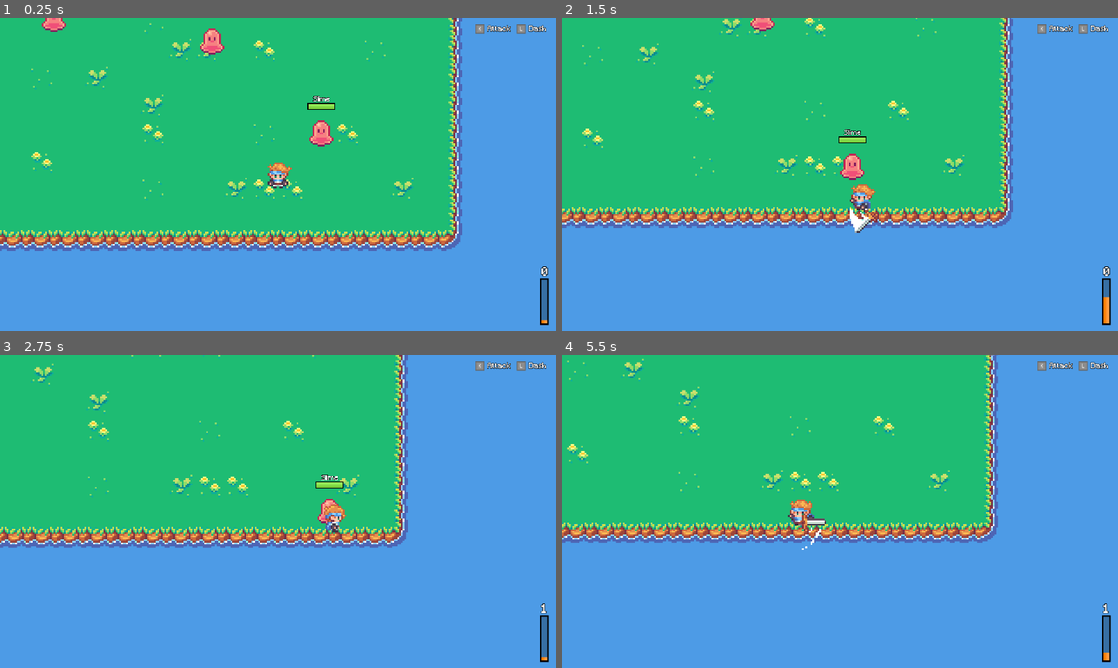
Above: before the commit, frames 1-4 (two rows, left to right).
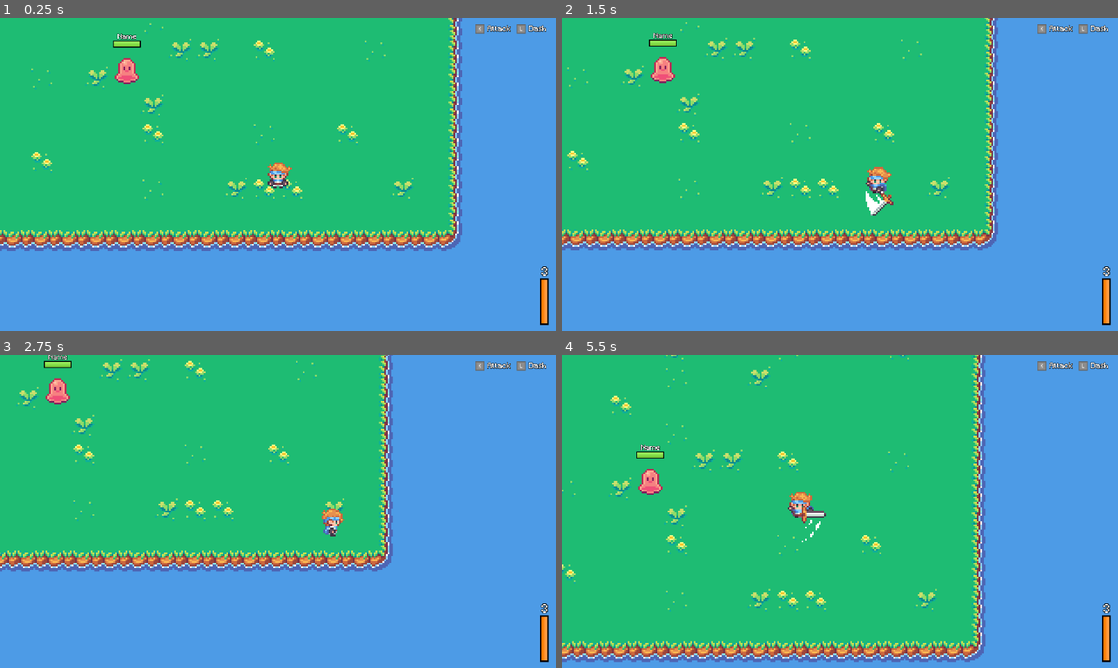
Above: after the commit, the same moments.

Repository: DomenikIrrgang/LegendOfPlaceholder
Game: Godot game, scene res://demo.tscn
Two runs of this game, one before a commit and one after it. Both use one fixed random seed, a clock stepped at 60 frames per second and the inputs below.
Inputs (mouse positions are in pixels of both pictures, inside the frame that each line leads up to):
- Up to frame 1 (0.25 s): no input
- Up to frame 2 (1.5 s): tap Enter at 0.5 s; move the mouse to (962, 158) at 0.52 s; hold D (right) 0.53-1.28 s; tap L (Dash) at 0.6 s; click (962, 158) at 0.67 s; tap Space at 0.77 s; move the mouse to (728, 190) at 1.27 s; hold S (down) from 1.28 s (still down); tap K (Attack) at 1.35 s
- Up to frame 3 (2.75 s): tap Space at 1.52 s; tap L (Dash) at 1.55, 2.1 s; move the mouse to (333, 442) at 2.02 s; release S (down) at 2.03 s; hold D (right) from 2.03 s (still down)
- Up to frame 4 (5.5 s): move the mouse to (812, 574) at 2.77 s; release D (right) at 2.78 s; hold W (up) 2.78-3.53 s; tap Shift at 2.85 s; click (812, 574) at 2.92 s; tap Space at 3.02, 3.77, 4.52 s; tap L (Dash) at 3.05, 3.8, 4.35, 5.3 s; move the mouse to (1006, 558) at 3.52 s; hold A (left) 3.53-5.03 s; tap R at 3.6 s; move the mouse to (673, 464) at 4.27 s; move the mouse to (867, 511) at 5.02 s; hold S (down) from 5.03 s (still down); tap K (Attack) at 5.1 s; click (867, 511) at 5.17 s

The runs differ from the first frame. In frame 1, 1.4% of the frame differs, in the area x 7-99%, y 0-97%; in frame 2, 17%; in frame 3, 15%; in frame 4, 38%, in the area x 0-99%, y 0-99%.
Error after the commit: Parse Error: Class "DashMeter" hides a global script class. (res://Ui/unit/DashMeter.gd:1)

Commit message:
feat: changed paths

Diff:
--- /dev/null
+++ b/Enemy/Enemy.gd
@@ -0,0 +1,15 @@
+class_name Enemy
+extends Unit
+
+# UI
+@onready
+var health_bar
+var HealthBar = preload("res://ui/unit/UnitHpBar.tscn")
+
+func _ready() -> void:
+	super()
+	alias = "Slime"
+	health_bar = HealthBar.instantiate()
+	health_bar.position.y = -15
+	add_child(health_bar)
+	health_bar.initialize(self)
--- /dev/null
+++ b/Enemy/Enemy.tscn
@@ -0,0 +1,17 @@
+[gd_scene load_steps=3 format=3 uid="uid://d2fptqxkfwipo"]
+
+[ext_resource type="PackedScene" uid="uid://cwlfjeoq2pkvi" path="res://Unit/Unit.tscn" id="1_216fp"]
+[ext_resource type="Script" path="res://Enemy/Enemy.gd" id="2_rhr6a"]
+
+[node name="Enemy" instance=ExtResource("1_216fp")]
+script = ExtResource("2_rhr6a")
+alias = "Slime"
+
+[node name="HurtBox2D" parent="." index="3"]
+collision_layer = 6
+
+[node name="HitBox2D" parent="." index="4"]
+collision_layer = 6
+
+[node name="HitBox" parent="HitBox2D" index="0"]
+position = Vector2(0, 3)
--- a/Player.tscn
+++ b/Player.tscn
@@ -1,7 +1,7 @@
 [gd_scene load_steps=32 format=3 uid="uid://c8pbg6lllwiv5"]
 
 [ext_resource type="Script" path="res://Player/Player.gd" id="1_hqrbj"]
-[ext_resource type="Texture2D" uid="uid://02xo8rphiwgt" path="res://assets/textures/player.png" id="2_8tpy3"]
+[ext_resource type="Texture2D" uid="uid://02xo8rphiwgt" path="res://Assets/textures/player.png" id="2_8tpy3"]
 [ext_resource type="Animation" uid="uid://cocraw1jx8unp" path="res://Player/Animations/Attack_Down.res" id="3_n1sks"]
 [ext_resource type="Script" path="res://StateMachine.gd" id="4_f0hp5"]
 [ext_resource type="Animation" uid="uid://tnorjeehjxm7" path="res://Player/Animations/Attack_Left.res" id="4_ygspt"]
--- a/Player/Player.gd
+++ b/Player/Player.gd
@@ -20,16 +20,8 @@
 func _ready() -> void:
 	super()
 	init_weapon()
-	init_dash_meter()
 	movement_speed = 50.0
 	pass
-
-func init_dash_meter() -> void:
-	health_bar.visible = false
-	#dash_meter = DashMeter.instantiate()
-	#dash_meter.position.y = -15
-	#add_child(dash_meter)
-	#dash_meter.initialize(self)
 
 func _process(delta: float) -> void:
 	super(delta)
--- a/Unit/Unit.gd
+++ b/Unit/Unit.gd
@@ -9,11 +9,6 @@
 
 @onready
 var model_animation: AnimationPlayer = $ModelAnimation
-
-# UI
-@onready
-var health_bar
-var HealthBar = preload("res://ui/unit/UnitHpBar.tscn")
 
 # Movement
 var pushback_velocity = Vector2(0, 0)
@@ -43,10 +38,6 @@
 
 func _ready() -> void:
 	movement_strategy = FollowMovementStrategy.new(self, get_node("../Player"))
-	health_bar = HealthBar.instantiate()
-	health_bar.position.y = -15
-	add_child(health_bar)
-	health_bar.initialize(self)
 	model_animation.play("Down")
 
 func _process(_delta: float) -> void:
--- a/Unit/Unit.tscn
+++ b/Unit/Unit.tscn
@@ -2,7 +2,7 @@
 
 [ext_resource type="Script" path="res://Unit/Unit.gd" id="1_x5av6"]
 [ext_resource type="Animation" uid="uid://ctiau02k5u1v4" path="res://Unit/Animations/Right.res" id="2_7aa67"]
-[ext_resource type="Texture2D" uid="uid://b8uqgr8axuptj" path="res://assets/textures/slime.png" id="2_gmb67"]
+[ext_resource type="Texture2D" uid="uid://b8uqgr8axuptj" path="res://Assets/textures/slime.png" id="2_gmb67"]
 [ext_resource type="Animation" uid="uid://clhe6l4ubufhk" path="res://Unit/Animations/Down.res" id="3_3macp"]
 [ext_resource type="Animation" uid="uid://cs2st5c2f0v2i" path="res://Unit/Animations/Left.res" id="4_bbtnd"]
 [ext_resource type="Animation" uid="uid://wsvb57gm2wpm" path="res://Unit/Animations/Up.res" id="5_bd2r7"]
@@ -36,7 +36,6 @@
 
 [node name="Unit" type="CharacterBody2D"]
 script = ExtResource("1_x5av6")
-alias = "Slime"
 
 [node name="Collision" type="CollisionShape2D" parent="."]
 position = Vector2(0, 4.5)
--- a/Weapons/Sword.tscn
+++ b/Weapons/Sword.tscn
@@ -1,6 +1,6 @@
 [gd_scene load_steps=10 format=3 uid="uid://bynepnt28k52g"]
 
-[ext_resource type="Texture2D" uid="uid://cg4pq1pgk3bmh" path="res://assets/textures/sword.png" id="1_sopmw"]
+[ext_resource type="Texture2D" uid="uid://cg4pq1pgk3bmh" path="res://Assets/textures/sword.png" id="1_sopmw"]
 [ext_resource type="Script" path="res://Weapons/BasicSword.gd" id="2_0u6lv"]
 [ext_resource type="Script" path="res://Weapons/SwordHitBox.gd" id="3_yvabn"]
 
--- a/demo.tscn
+++ b/demo.tscn
@@ -1,11 +1,11 @@
-[gd_scene load_steps=12 format=3 uid="uid://dadejohqgm6tq"]
-
-[ext_resource type="Texture2D" uid="uid://cjj1ypedmcl6e" path="res://tilemaps/Solaria Demo Update 01.png" id="1_uiosg"]
+[gd_scene load_steps=12 format=3 uid="uid://cu683ds455pjx"]
+
+[ext_resource type="Texture2D" uid="uid://cjj1ypedmcl6e" path="res://Tilemaps/Solaria Demo Update 01.png" id="1_uiosg"]
 [ext_resource type="Script" path="res://demo.gd" id="1_x6rkb"]
 [ext_resource type="PackedScene" uid="uid://c8pbg6lllwiv5" path="res://Player.tscn" id="3_k1eps"]
 [ext_resource type="Script" path="res://CustomCamera.gd" id="4_hmvdk"]
-[ext_resource type="PackedScene" uid="uid://cwlfjeoq2pkvi" path="res://Unit/Unit.tscn" id="5_h48g7"]
-[ext_resource type="PackedScene" uid="uid://g53pa1johpfm" path="res://ui/GameUI.tscn" id="6_wce2l"]
+[ext_resource type="PackedScene" uid="uid://d2fptqxkfwipo" path="res://Enemy/Enemy.tscn" id="6_cvdgk"]
+[ext_resource type="PackedScene" path="res://ui/GameUI.tscn" id="6_wce2l"]
 
 [sub_resource type="TileMapPattern" id="TileMapPattern_k4mto"]
 tile_data = PackedInt32Array(0, 327681, 3, 65536, 327681, 3, 131072, 327681, 3, 1, 327681, 3, 65537, 327681, 3, 131073, 327681, 3, 2, 327681, 3, 65538, 327681, 3, 131074, 327681, 3)
@@ -1179,36 +1179,6 @@
 script = ExtResource("4_hmvdk")
 targeted_node = NodePath("../Player")
 
-[node name="Unit" parent="." instance=ExtResource("5_h48g7")]
-z_index = 1
-y_sort_enabled = true
-position = Vector2(-129, -90)
-
-[node name="Unit2" parent="." instance=ExtResource("5_h48g7")]
-z_index = 1
-y_sort_enabled = true
-position = Vector2(-180, -32)
-
-[node name="Unit3" parent="." instance=ExtResource("5_h48g7")]
-z_index = 1
-y_sort_enabled = true
-position = Vector2(-93, -135)
-
-[node name="Unit4" parent="." instance=ExtResource("5_h48g7")]
-z_index = 1
-y_sort_enabled = true
-position = Vector2(-1, -111)
-
-[node name="Unit5" parent="." instance=ExtResource("5_h48g7")]
-z_index = 1
-y_sort_enabled = true
-position = Vector2(30, -29)
-
-[node name="Unit6" parent="." instance=ExtResource("5_h48g7")]
-z_index = 1
-y_sort_enabled = true
-position = Vector2(-38, -77)
-
 [node name="NavigationRegion2D" type="NavigationRegion2D" parent="."]
 visible = false
 navigation_polygon = SubResource("NavigationPolygon_yh1c6")
@@ -1217,3 +1187,7 @@
 
 [node name="GameUI" parent="UserInterface" node_paths=PackedStringArray("player") instance=ExtResource("6_wce2l")]
 player = NodePath("../../Player")
+
+[node name="Slime1" parent="." instance=ExtResource("6_cvdgk")]
+position = Vector2(-87, -60)
+alias = ""
--- a/ui/GameUI.tscn
+++ b/ui/GameUI.tscn
@@ -1,10 +1,10 @@
-[gd_scene load_steps=8 format=3 uid="uid://g53pa1johpfm"]
+[gd_scene load_steps=8 format=3]
 
-[ext_resource type="Texture2D" uid="uid://bjunfmcm6kkb3" path="res://assets/ui/buttons/b_button.png" id="1_28268"]
-[ext_resource type="Script" path="res://ui/GameUI.gd" id="1_x76ic"]
-[ext_resource type="Script" path="res://ui/Keybind.gd" id="2_nc7tq"]
-[ext_resource type="FontFile" uid="uid://cg2cudsemqolr" path="res://assets/fonts/Minecraft.ttf" id="3_1hx4t"]
-[ext_resource type="PackedScene" uid="uid://cvdvugwhq4onq" path="res://ui/unit/DashMeter.tscn" id="5_17056"]
+[ext_resource type="Texture2D" uid="uid://bjunfmcm6kkb3" path="res://Assets/ui/buttons/b_button.png" id="1_28268"]
+[ext_resource type="Script" path="res://Ui/GameUI.gd" id="1_x76ic"]
+[ext_resource type="Script" path="res://Ui/Keybind.gd" id="2_nc7tq"]
+[ext_resource type="FontFile" uid="uid://cg2cudsemqolr" path="res://Assets/fonts/Minecraft.ttf" id="3_1hx4t"]
+[ext_resource type="PackedScene" path="res://Ui/unit/DashMeter.tscn" id="5_17056"]
 
 [sub_resource type="LabelSettings" id="LabelSettings_14unu"]
 font = ExtResource("3_1hx4t")
--- a/ui/unit/DashMeter.tscn
+++ b/ui/unit/DashMeter.tscn
@@ -1,9 +1,9 @@
-[gd_scene load_steps=6 format=3 uid="uid://cvdvugwhq4onq"]
+[gd_scene load_steps=6 format=3]
 
-[ext_resource type="Script" path="res://ui/unit/DashMeter.gd" id="1_2x60m"]
-[ext_resource type="Texture2D" uid="uid://drnx2qhsoe23h" path="res://assets/ui/dashmeter/dashmeter_behind.png" id="2_uj66q"]
-[ext_resource type="Texture2D" uid="uid://0u4op11nuaks" path="res://assets/ui/dashmeter/dashmeter_filled.png" id="3_wvgqr"]
-[ext_resource type="FontFile" uid="uid://cg2cudsemqolr" path="res://assets/fonts/Minecraft.ttf" id="4_b01p4"]
+[ext_resource type="Script" path="res://Ui/unit/DashMeter.gd" id="1_2x60m"]
+[ext_resource type="Texture2D" uid="uid://drnx2qhsoe23h" path="res://Assets/ui/dashmeter/dashmeter_behind.png" id="2_uj66q"]
+[ext_resource type="Texture2D" uid="uid://0u4op11nuaks" path="res://Assets/ui/dashmeter/dashmeter_filled.png" id="3_wvgqr"]
+[ext_resource type="FontFile" uid="uid://cg2cudsemqolr" path="res://Assets/fonts/Minecraft.ttf" id="4_b01p4"]
 
 [sub_resource type="LabelSettings" id="LabelSettings_tv1kc"]
 font = ExtResource("4_b01p4")
--- a/ui/unit/UnitHpBar.tscn
+++ b/ui/unit/UnitHpBar.tscn
@@ -1,9 +1,9 @@
-[gd_scene load_steps=6 format=3 uid="uid://bs4vic3a267uk"]
+[gd_scene load_steps=6 format=3]
 
-[ext_resource type="Script" path="res://ui/unit/UnitHpBar.gd" id="1_offtm"]
-[ext_resource type="Texture2D" uid="uid://4iww5pxjg408" path="res://assets/textures/hp_bar_under.png" id="2_idegu"]
-[ext_resource type="Texture2D" uid="uid://bul8wi047f78f" path="res://assets/textures/hp_bar.png" id="3_cqyjs"]
-[ext_resource type="FontFile" uid="uid://cg2cudsemqolr" path="res://assets/fonts/Minecraft.ttf" id="4_hpikt"]
+[ext_resource type="Script" path="res://Ui/unit/UnitHpBar.gd" id="1_offtm"]
+[ext_resource type="Texture2D" uid="uid://4iww5pxjg408" path="res://Assets/textures/hp_bar_under.png" id="2_idegu"]
+[ext_resource type="Texture2D" uid="uid://bul8wi047f78f" path="res://Assets/textures/hp_bar.png" id="3_cqyjs"]
+[ext_resource type="FontFile" uid="uid://cg2cudsemqolr" path="res://Assets/fonts/Minecraft.ttf" id="4_hpikt"]
 
 [sub_resource type="LabelSettings" id="LabelSettings_cnex0"]
 font = ExtResource("4_hpikt")
Binary file added: assets/fonts/PixeloidSans-JR6qo.ttf
Not shown, changed: assets/fonts/PixeloidSans-JR6qo.ttf.import
Not shown, changed: assets/textures/hp_bar.png.import
Not shown, changed: assets/textures/hp_bar_under.png.import
Not shown, changed: assets/textures/player.png.import
Not shown, changed: assets/textures/slime.png.import
Not shown, changed: assets/textures/sword.png.import
Not shown, changed: assets/ui/buttons/a_button.png.import
Not shown, changed: assets/ui/buttons/b_button.png.import
Not shown, changed: assets/ui/buttons/key_escape.png.import
Not shown, changed: assets/ui/buttons/key_k.png.import
Not shown, changed: assets/ui/buttons/key_l.png.import
(and 10 more such lines)
